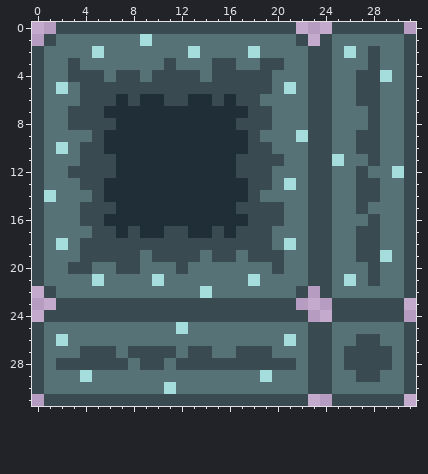
Two states of a pixel-art file, assets/tools/tileset/wall.aseprite. The picture above is the old version.
32x32 pixels, 1 frame.
After:
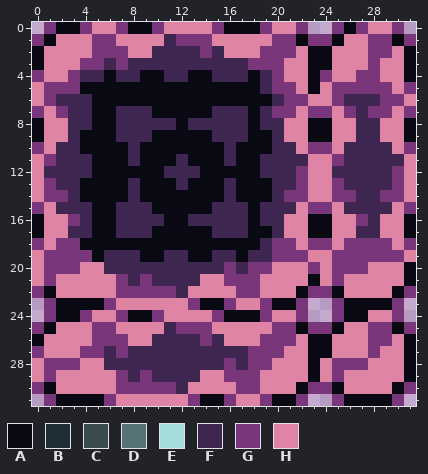
Palette (. is transparent): A #090a14  B #202e37  C #394a50  D #577277  E #a4dddb  F #402751  G #7a367b  H #df84a5
Edits made:
Changed rows in their new state; - is an unchanged pixel.
first column x 0:
 0 -GAAGHHGAAGHHHHGAAAGHHG--GAGHHG-
 1 GAHHHGGHHHHFGGGHHHHHGGAGGAHHGGAG
 2 AHHHHGGGHHFFFFGFHHHGGGHAAHHHGGHA
 3 AHHHGGFGFFFFFFFFFFGGGHHAAHHHGHHA
 4 GHHGFFAFFAAFFAAFFFAFGHHAGHHGGHHA
 5 HGGGAAAAAAAAAAAAAAAFGGHAHGGGGGHG
 6 HGFFFAAAAAAAAAAAAAAAFGGHHGFFFGGH
 7 GHGFFAAFFFAAAAAFFFAFGGHGGHGFGGHG
 8 AHHFFAAFFFFFAFFFFFAFFHHAAHHFFHHA
 9 AHHFAAAFFFAAAAAFFFAAFHHAAHHFFHHA
10 GHFFAAAAFAAAAAAAFAAAFFHGGHFFFFHG
11 HGFFFAAAFAAAFAAAFAAFFFFHHGFFFFFH
12 HFFFFAAAAAAFFFAAAAAFFFGHHFFFFFGH
13 HGFFAAAAFAAAFAAAFAAAFFGHHGFFFFGH
14 HGGFAAAAFAAAAAAAFAAAFGGHHGGFFGGH
15 GHFFFAAFFFAAAAAFFFAFFFHGGHFFFFHG
16 AHHGFAAFFFFAAFFFFFAFFHHAAHHGFHHA
17 AHHFFAAFFFAAAAAFFFAAFHHAAHHFFHHA
18 GHGGAAAAAAAAAAAAAAAFGGHGGHGGGGHG
19 HGGGGAFFFAAFFAAFFAFFGGGHHGGGGGGH
20 HGGGHHFFFFFFFFFFGFGGHHHGHGGGHHHA
21 HGHHHHHGFGFFFFHHGGGHHHHAHGHHHHHA
22 GAHHHHHGGGGGFHHHHGGHHHAGGAHHHHAG
23 -GAAAAGHHHHHHGAAGHHGAAG--GAAAAG-
24 -GAAGHHGAAGHHHHGAAAGHHG--GAAHHG-
25 GAHHHGGHHHHFGGGHHHHHGGAGGAHHGGAG
26 AHHHHGGGHHFFFFGFHHHGGGHAAHHHGGHA
27 GHHHGGFGFFFFFFFFFFGGGHHAAHHHGHHA
28 HGGGHHFFFFFFFFFFGFGGHHHAHGGGHHHA
29 HGHHHHHGFGFFFFHHGGGHHHHAHGHHHHHA
30 GAHHHHHGGGGGFHHHHGGHHHAGGAHHHHAG
31 -GAAAAGHHHHHHGAAGHHGAAG--GAAAAG-
Where, in picture pixels (left, top, right, bottom), the same in both pictures:
changed: (32, 22, 416, 406)
